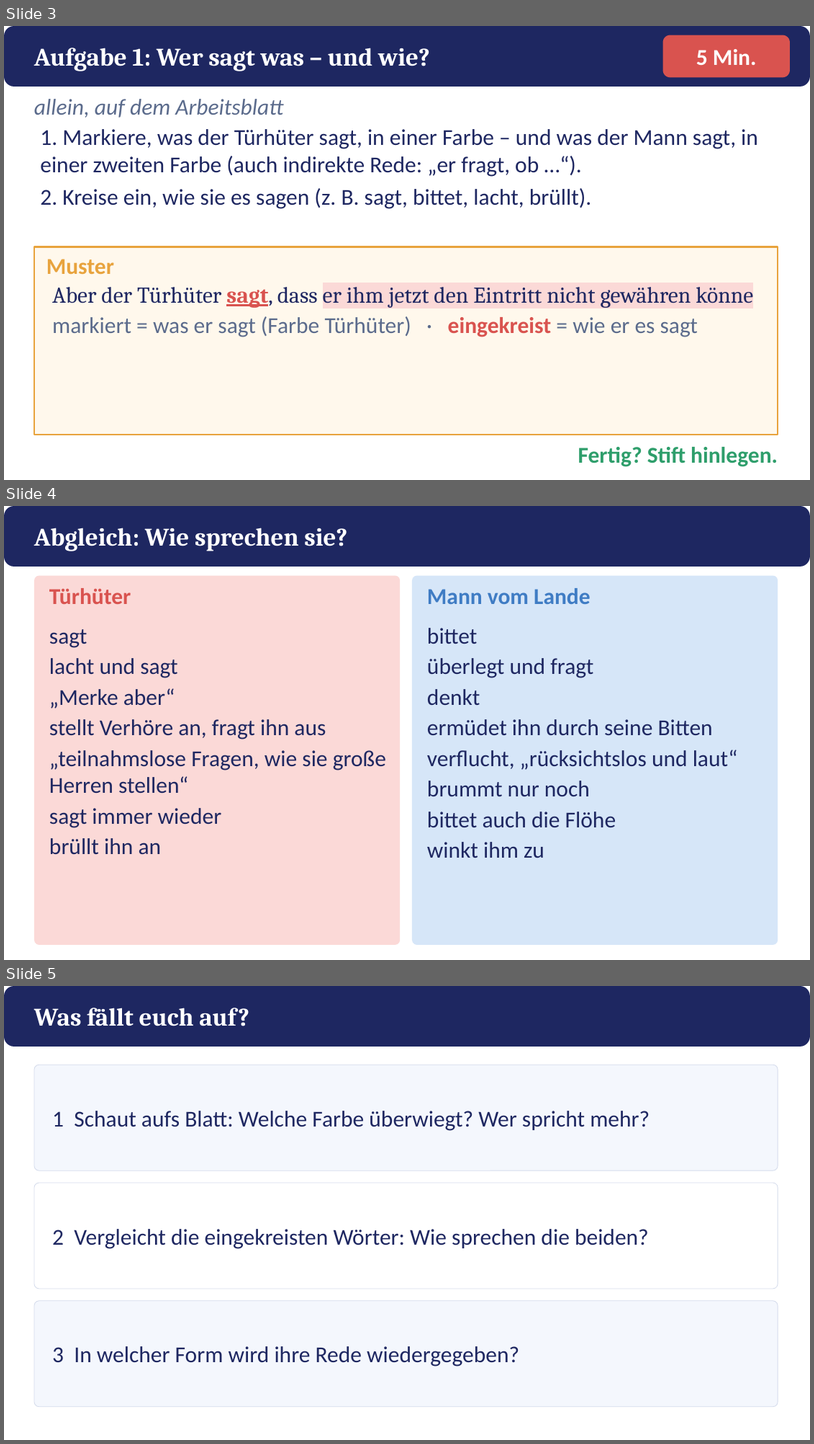
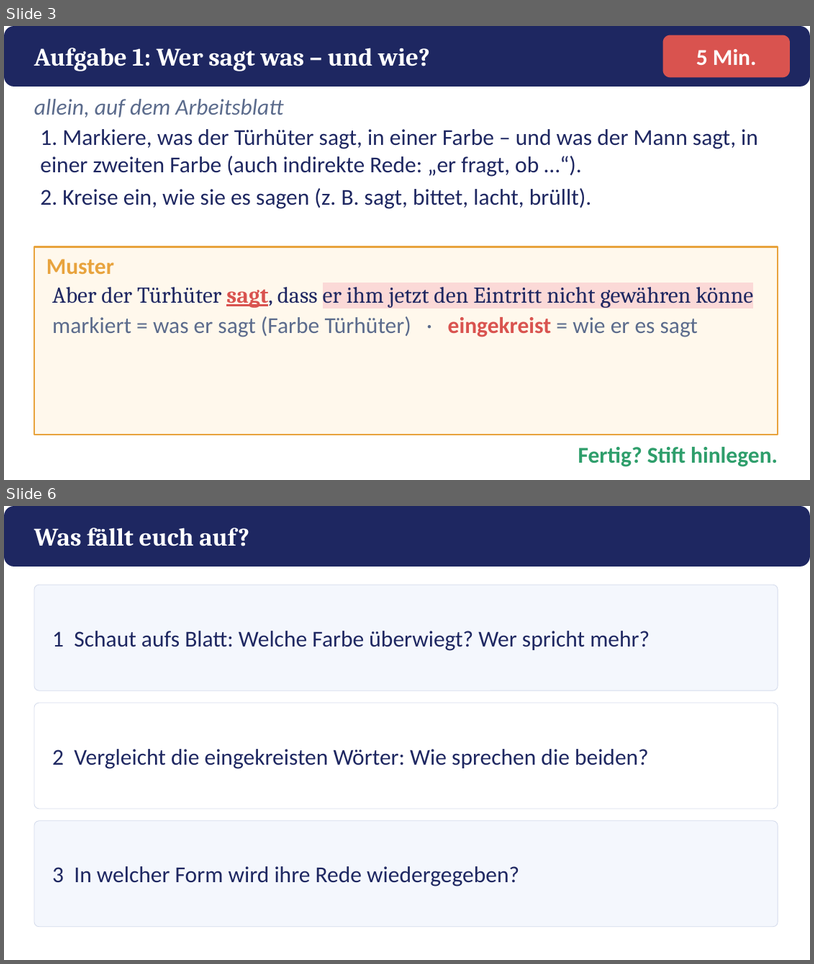
Before and after one commit to golzkonstantin-gif/Schule, a slide deck: Deutsch_11/Kafka_Vor_dem_Gesetz/Macht_Ohnmacht/Praesentation_Macht_Ohnmacht.pptx. Shown one above the other, each under a label of ours: slides 3, 4 and 5 before the commit, slides 3 and 6 after it; the slides between them are not shown. The pictures are 814x1444 and 814x964 pixels, drawn with LibreOffice and Linux fonts; fonts in the diff are those of the drawing. Boxes give left, top, right and bottom in pixels: in the first picture for what was removed or moved away, otherwise in the second. Text is boxed around its words. In the diff, an @@ line names an element or a change of style, - is before the commit and + after.

```diff
--- a/Deutsch_11/Kafka_Vor_dem_Gesetz/Macht_Ohnmacht/Praesentation_Macht_Ohnmacht.pptx
+++ b/Deutsch_11/Kafka_Vor_dem_Gesetz/Macht_Ohnmacht/Praesentation_Macht_Ohnmacht.pptx
@@ slide 4 removed at [4, 506, 810, 960], background #FFFFFF @@
@@ rounded rectangle removed at [4, 506, 810, 566] @@
@@ text removed at [34, 528, 347, 551] @@
-Abgleich: Wie sprechen sie?
@@ rounded rectangle removed at [34, 576, 400, 944] @@
@@ text removed at [49, 588, 131, 604] @@
-Türhüter
@@ rounded rectangle removed at [412, 576, 778, 944] @@
@@ text removed at [427, 588, 590, 604] @@
-Mann vom Lande
@@ text removed at [49, 629, 386, 854] @@
-sagt
-lacht und sagt
-„Merke aber“
-stellt Verhöre an, fragt ihn aus
-„teilnahmslose Fragen, wie sie große Herren stellen“
-sagt immer wieder
-brüllt ihn an
@@ text removed at [427, 628, 738, 857] @@
-bittet
-überlegt und fragt
-denkt
-ermüdet ihn durch seine Bitten
-verflucht, „rücksichtslos und laut“
-brummt nur noch
-bittet auch die Flöhe
-winkt ihm zu
@@ what was slide 5 is now slide 6 @@
```
Also in this commit, not shown: 2 slides added, 6 other files.
